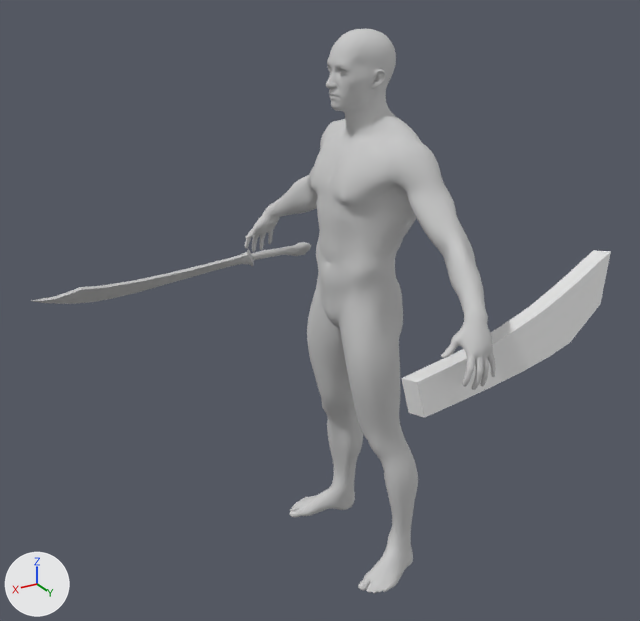
An edit to the FBX model Character/Animation/ZWM/Attack/Weapon_2/Weapon_2_Skill_0_0/RootAnim_Weapon_2_Skilll_0_0_v0.FBX, drawn before and after from the same camera.
One viewpoint serves both versions: a 50 mm camera at (1.462, 2.226, 2.068) aimed at (0.096, -0.05, 0.93). The axes (+X, +Y, +Z) are drawn at lower left. The lights are the same throughout. Where no turn or scale is listed for an object, it has been applied to the vertices.

The older version as bpy lines, for what is in view:
```python
me_mesh_001 = bpy.data.meshes.new('Mesh.001')
me_mesh_001.from_pydata(...)  # 1202 vertices, 2328 faces; spans x -0.153..0.11, y -0.23..0.23, z 0.14..1.068
me_mesh_001.materials.append(mat_material__11)  # its picture is missing
me_mesh_008 = bpy.data.meshes.new('Mesh.008')
me_mesh_008.from_pydata(...)  # 110 vertices, 216 faces; spans x -0.237..0.759, y -0.204..0.072, z -0.131..0.045
me_mesh_008.materials.append(mat_24___default)  # light grey #cacaca
ob_male_leg = bpy.data.objects.new('Male_Leg', me_mesh_001)
ob_male_leg.location = (0.0, 0.0, 0.0)
ob_mesh_wepaon_2_0_r = bpy.data.objects.new('Mesh_Wepaon_2_0_R', me_mesh_008)
ob_mesh_wepaon_2_0_r.location = (0.107, -0.541, 0.96)
ob_point_take_l = bpy.data.objects.new('Point_Take_L', None)
ob_point_take_l.location = (0.011, 0.523, 0.914)
ob_point_take_l.rotation_euler = (-0.234, -0.109, -3.054)  # degrees (-13, -6.2, -175)
ob_point_take_l.scale = (0.01, 0.01, 0.01)
# also in view: 'Mesh_Sheath_2_0_R' at (-0.242, 0.488, 0.997); 'Male_Foot' at (-0.012, 0.0, 0.079); 'Male_Body' at (-0.031, 0.0, 1.305); 'Male_Hand' at (0.017, 0.0, 1.048); 'Male_Head' at (-0.015, 0.0, 1.574)
```
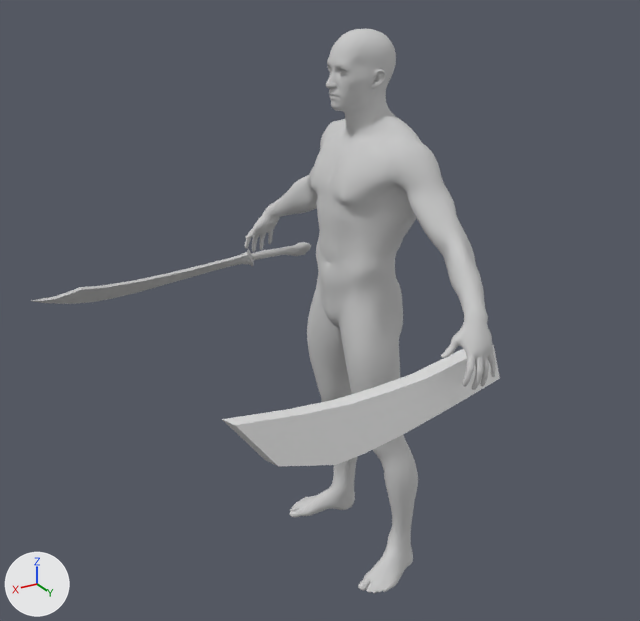
Commit message: weapon2_skill0-2修改，swim+swim待机，虚弱idle

ob_point_take_l is not drawn itself; it is the parent of ob_mesh_sheath_2_0_r.

Diff of the bpy script that builds the scene:
```diff
--- a/Character/Animation/ZWM/Attack/Weapon_2/Weapon_2_Skill_0_0/RootAnim_Weapon_2_Skilll_0_0_v0.FBX.py
+++ b/Character/Animation/ZWM/Attack/Weapon_2/Weapon_2_Skill_0_0/RootAnim_Weapon_2_Skilll_0_0_v0.FBX.py
@@ ob_point_take_l @@
 ob_point_take_l.location = (0.011, 0.523, 0.914)
-ob_point_take_l.rotation_euler = (-0.234, -0.109, -3.054)  # degrees (-13, -6.2, -175)
+ob_point_take_l.rotation_euler = (0.234, 0.109, 0.0875)  # degrees (13, 6.2, 5)
 ob_point_take_l.scale = (0.01, 0.01, 0.01)
```

What differs and where, as boxes [x1, y1, x2, y2] in the pictures (640 x 621 px):
'Mesh_Sheath_2_0_R', turned
    before: [401, 250, 611, 418]
    after: [222, 345, 500, 467]
